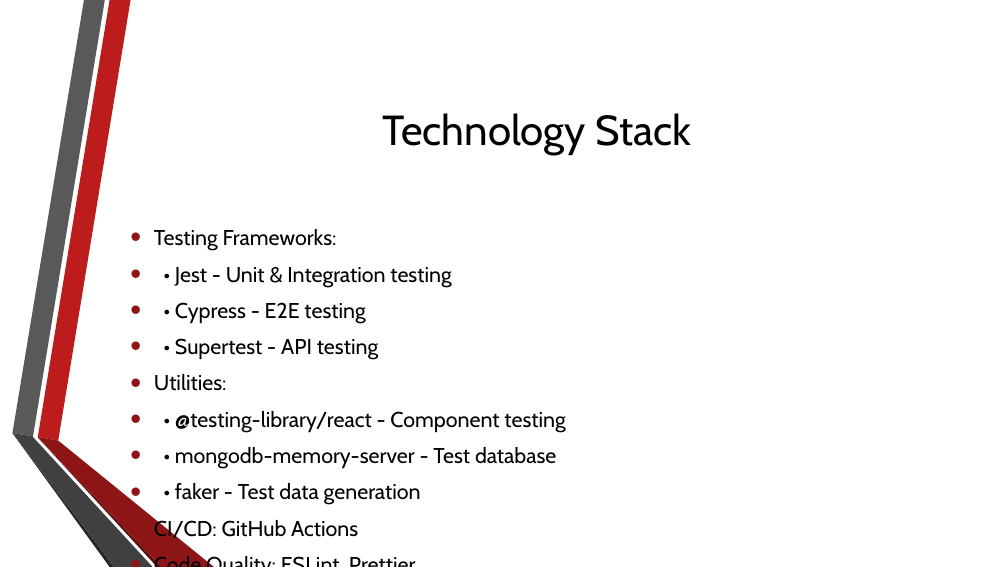
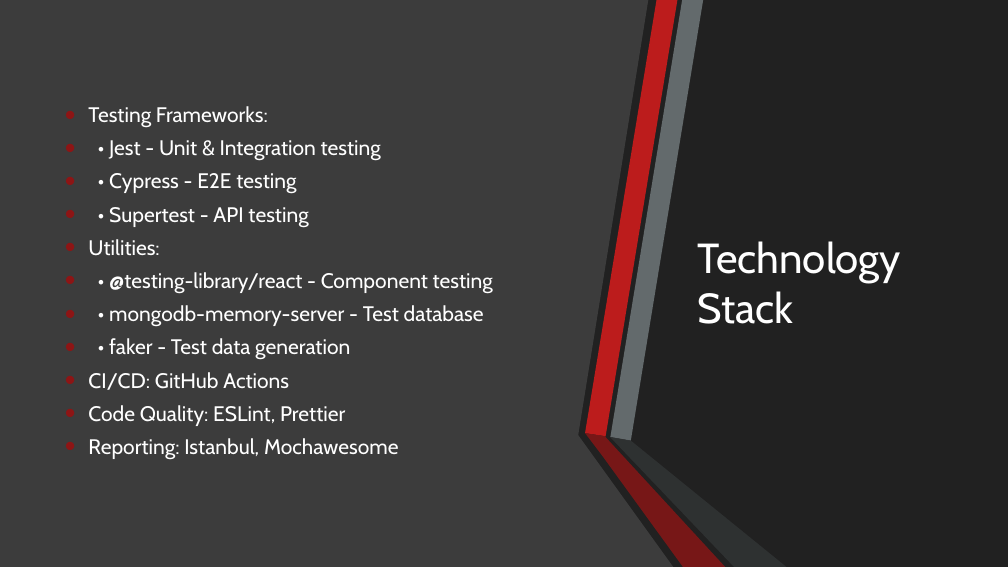
Before and after one commit to Om36/Full-Stack, a slide deck: slide 7 of Capstone Project/Automated_Testing_Pipeline_Presentation.pptx. Drawn at 1008x567 pixels with LibreOffice and Linux fonts; fonts in the diff are those of the drawing; background and template pictures are left out. Boxes give left, top, right and bottom in pixels: in the first picture for what was removed or moved away, otherwise in the second. Text is boxed around its words. In the diff, an @@ line names an element or a change of style, - is before the commit and + after.

```diff
--- a/Capstone Project/Automated_Testing_Pipeline_Presentation.pptx
+++ b/Capstone Project/Automated_Testing_Pipeline_Presentation.pptx
@@ background picture (left out) to #212121 @@
@@ rectangle added at box(0, 0, 1008, 567), fill #212121 @@
@@ freeform shape added at box(0, 0, 674, 567), fill #404040 at 90% opacity @@
@@ freeform shape at box(12, 0, 104, 436): fill #595959 to #FFFFFF @@
@@ freeform shape added at box(585, 0, 678, 436), fill #BC1C1C @@
@@ freeform shape added at box(610, 0, 703, 441), fill #636A6C @@
@@ text "Testing Frameworks:": place and size @@
-text "Testing Frameworks:" at box(154, 229, 565, 542)
+text "Testing Frameworks:" at box(88, 106, 493, 459)
@@ text "Testing Frameworks:" at box(88, 106, 493, 459): size 20.4 to 20 pt, text colour #000000 to #FFFFFF; line spacing 1 to 0.9; vertical alignment top to middle @@
@@ title "Technology Stack": place and size @@
-title "Technology Stack" at box(382, 113, 691, 155)
+title "Technology Stack" at box(697, 241, 901, 324)
@@ title "Technology Stack" at box(697, 241, 901, 324): text colour #000000 to #FFFFFF; alignment centre to left @@
@@ freeform shape at box(12, 433, 113, 567): fill #262626 to #FFFFFF @@
@@ freeform shape at box(12, 433, 152, 567): fill #404040 to #FFFFFF @@
@@ freeform shape added at box(585, 433, 725, 567), fill #8D1515 at 80% opacity @@
@@ freeform shape added at box(610, 437, 786, 567), fill #323536 at 80% opacity @@
```
Also in this commit, not shown: 17 other slides changed, 1 other file.
